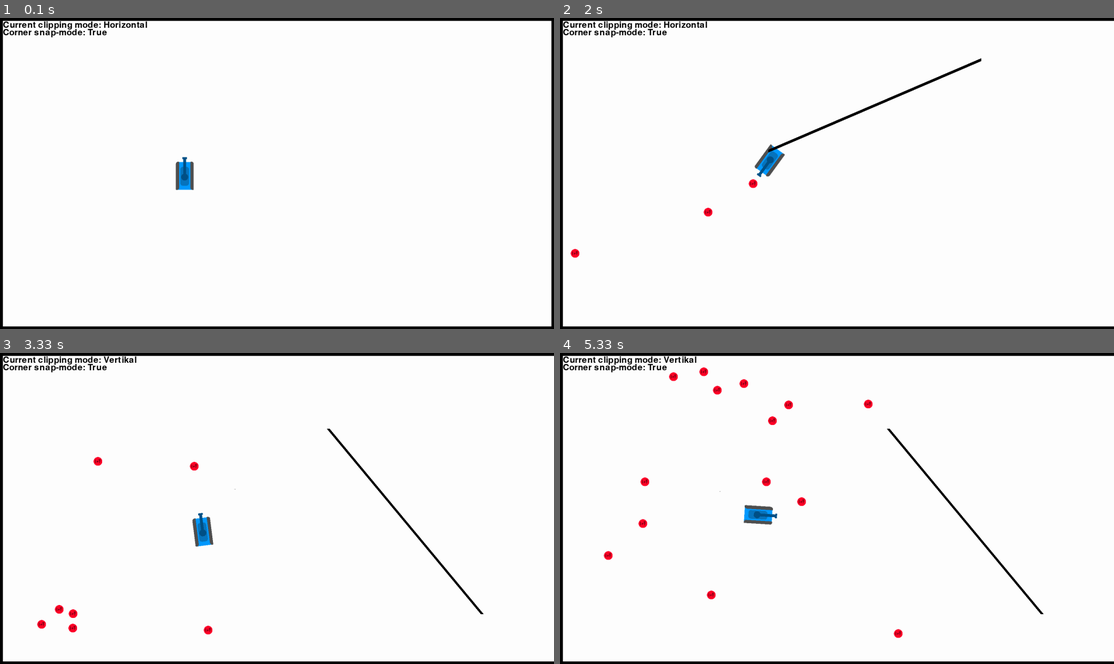
Above: before the commit, frames 1-4 (two rows, left to right).
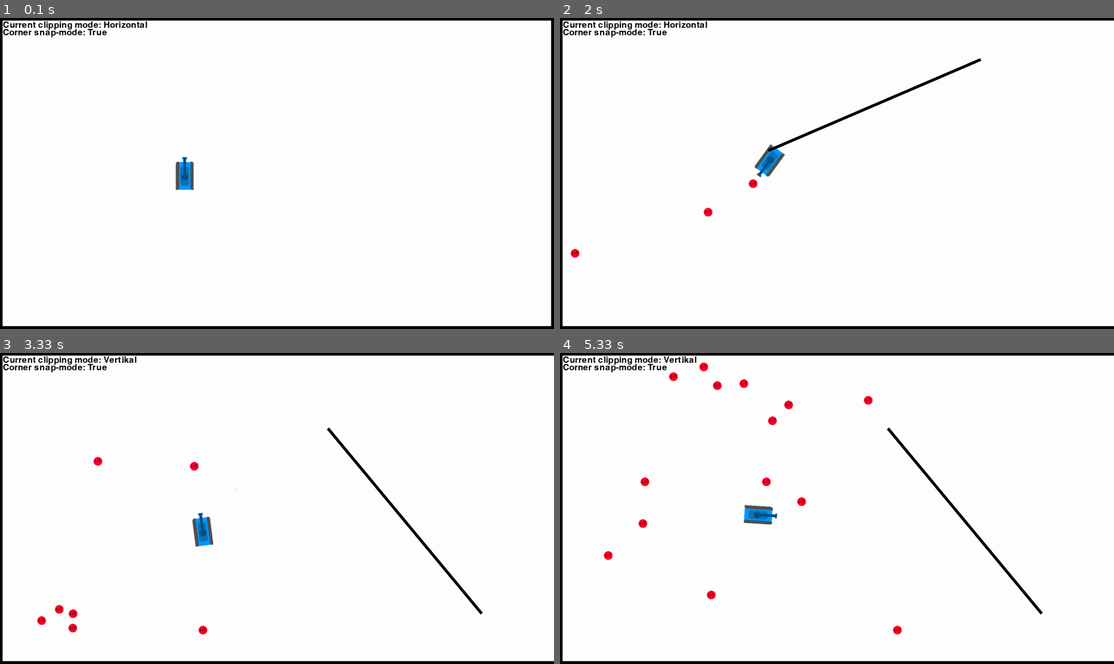
Above: after the commit, the same moments.

Repository: hoischreck/tankClash
Game: pygame game, started from main.py
Two runs of this game, one before a commit and one after it. Both use one fixed random seed, a clock stepped at 60 frames per second and the inputs below.
Inputs (mouse positions are in pixels of both pictures, inside the frame that each line leads up to):
- Up to frame 1 (0.1 s): no input
- Up to frame 2 (2 s): hold A 0.33-0.87 s; move the mouse to (825, 210) at 0.37 s; hold S 0.9-1.2 s; move the mouse to (742, 248) at 0.93 s; tap Space at 0.97, 1.63, 1.93 s; tap Z at 1.05 s; press the mouse at (659, 217) at 1.27 s; move the mouse to (715, 182) at 1.37 s; release the mouse at (770, 151) at 1.5 s; hold A 1.57-1.97 s; click (981, 58) at 1.65 s
- Up to frame 3 (3.33 s): hold W 2-2.37 s; tap Space at 2.07, 2.47, 2.77, 3.13 s; click (481, 614) at 2.08 s; tap Z at 2.15 s; hold D 2.4-3.03 s; click (326, 427) at 2.48 s; tap 2 at 2.55 s; hold S from 3.07 s (still down); click (232, 489) at 3.15 s
- Up to frame 4 (5.33 s): release S at 3.43 s; hold A 3.47-3.93 s; tap Space at 3.53, 3.83, 4.03, 4.33, 4.53, 4.87, 5.17 s; click (931, 617) at 3.55 s; tap Z at 3.62, 4.95 s; hold D 3.97-4.43 s; click (914, 548) at 4.05 s; tap 2 at 4.12 s; hold W 4.47-4.77 s; click (964, 508) at 4.55 s; hold D 4.8-5.27 s; click (720, 489) at 4.88 s; hold A from 5.3 s (still down)

The runs differ from the first frame. In frame 1, 0.6% of the frame differs, in the area x 0-100%, y 0-100%; in frame 2, 0.7%; in frame 3, 0.9%; in frame 4, 1.0%.

Commit message:
progress on control system

Diff:
--- a/PygameCollection/game.py
+++ b/PygameCollection/game.py
@@ -156,13 +156,33 @@
 		return self.__checkEvt(mouseButton, pygame.MOUSEBUTTONUP)
 
 
-# A controller mutates game obj attributes. Mainly used for movement
+# A controller mutates game obj attributes (e.g. used in movement controllers to alternate position)
 class ObjController(ABC):
 	def __init__(self):
 		# any performed action should be handled through the tryUpdate list to allow for proper handling (e.g. collision detection)
 		# it's only implemented as a generalization and musn't be used (example in class 'Tank')
 		self._tryUpdate = list()
 		self.actions = {}
+
+	# try action wraps action-methods to wait in the try update list to be handled later on instead of being called immediately
+	@staticmethod
+	def tryAction(action):
+		def __inner(obj, *args, **kwargs):
+			obj._tryUpdate.append(ObjController.Action(obj, action))
+		return __inner
+
+	# can be overridden for more complex behaviour
+	def update(self):
+		for a in self._tryUpdate:
+			a()
+
+	class Action:
+		def __init__(self, obj, action):
+			self.obj = obj
+			self.action = action
+		def __call__(self, *args, **kwargs):
+			self.action(self.obj, *args, **kwargs)
+
 
 class GameObjControlManager:
 	def __init__(self):
--- a/PygameCollection/templates.py
+++ b/PygameCollection/templates.py
@@ -15,24 +15,20 @@
 			"backward": self.backward,
 		}
 
-	def left(self):
-		self._tryUpdate.append(self._left)
-	def _left(self, scale=1):
+	@ObjController.tryAction
+	def left(self, scale=1):
 		self.rot = self.rot - (self.rotSpeed*scale) % (2 * pi)
 		self.dir = Vector2D.fromRadiant(self.rot + self.rotOffset)
 
-	def right(self):
-		self._tryUpdate.append(self._right)
-	def _right(self, scale=1):
+	@ObjController.tryAction
+	def right(self, scale=1):
 		self.rot = self.rot + (self.rotSpeed*scale) % (2 * pi)
 		self.dir = Vector2D.fromRadiant(self.rot + self.rotOffset)
 
-	def forward(self):
-		self._tryUpdate.append(self._forward)
-	def _forward(self, scale=1):
+	@ObjController.tryAction
+	def forward(self, scale=1):
 		self.pos += (self.dir * self.v)*scale
 
-	def backward(self):
-		self._tryUpdate.append(self._backward)
-	def _backward(self, scale=1):
+	@ObjController.tryAction
+	def backward(self, scale=1):
 		self.pos -= (self.dir * self.v)*scale
--- a/PygameCollection/utils.py
+++ b/PygameCollection/utils.py
@@ -1,5 +1,6 @@
 import numpy as np
 import pygame, os
+from timeit import default_timer
 from math import pi
 from PygameCollection.math import Vector2D, Matrix2D
 from PygameCollection.gameObjects import MovableSprite
@@ -64,3 +65,11 @@
 
 def showVecDirSprite(sprite: MovableSprite, *args, **kwargs):
     showVector(sprite.screen, sprite.dir, *sprite.pos.toTuple(), *args, **kwargs)
+
+def printRuntime(callable):
+    def __inner(*args, **kwargs):
+        start = default_timer()
+        r = callable(*args, **kwargs)
+        print(default_timer()-start)
+        return r
+    return __inner
--- a/map.py
+++ b/map.py
@@ -16,14 +16,20 @@
 		self.color = (0, 0, 0)
 		self.width = 10
 		self.norm = Vector2D.getNormVec(self.start-self.end)
+		self.color = (0, 0, 0, 255)
 
+	# todo: change into polygons? -> made up of walls
 	# todo: add small circles to the end of a wall to make them look "cleaner"
 	# extra width is used for example in finding positions for placing a rectangle, by enhancing the mask size by drawing thicker walls
 	def draw(self, surface=None):
 		s = self.screen if surface is None else surface
-		pygame.draw.line(s, self.color, self.start.toTuple(), self.end.toTuple(), self.width)
-		#pygame.draw.circle(s, self.color, self.start.toTuple(), (self.width+extraWidth)/2)
-		#pygame.draw.circle(s, self.color, self.end.toTuple(), (self.width+extraWidth)/2)
+		#pygame.draw.line(s, self.color, self.start.toTuple(), self.end.toTuple(), self.width) #todo: confirm that performance isn't effected to heavily be drawing rects
+		se = self.end-self.start
+		wallSurface = pygame.Surface((se.magnitude(), self.width), pygame.SRCALPHA)
+		wallSurface.fill(self.color)
+		rotatedWall = pygame.transform.rotate(wallSurface, -se.toDegrees())
+		offset = Vector2D(-rotatedWall.get_width()//2, -rotatedWall.get_height()//2)
+		s.blit(rotatedWall, ((self.start+self.end)*0.5+offset).toTuple())
 
 	# reflects a vector at the norm vector (e.g. used in projectile reflection logic)
 	def reflectVector(self, v):
--- a/tankGame.py
+++ b/tankGame.py
@@ -5,13 +5,12 @@
 from abc import ABC, abstractmethod
 from enum import Enum, auto
 from timeit import default_timer
-from random import choice
 
 from PygameCollection.math import Vector2D, rad2deg
 from PygameCollection.gameObjects import MovableSprite, showRect, showMask, showCenter
 from PygameCollection.game import Base2DGame, KeyType
 from PygameCollection.templates import BasicMSpriteController
-from PygameCollection.utils import loadConvFacScaledImg, loadConvScaledImg, showVecDirSprite, showVector
+from PygameCollection.utils import loadConvFacScaledImg, loadConvScaledImg, showVecDirSprite, showVector, printRuntime
 
 from ammo import Ammunition, AmmoType
 from map import Wall, TankMap
@@ -59,7 +58,7 @@
 		for f in self._tryUpdate:
 			f(scale)
 
-		super().update()
+		MovableSprite.update(self)
 		# check for collision with map (todo: don't allow objects to pass through wall because of to high speeds)
 		if self.game.map.hitsAnyWall(self):
 			self.pos = posBefore
@@ -67,7 +66,7 @@
 			if scale >= threshold:
 				self.update(scale=scale*0.5)
 			else:
-				super().update()
+				MovableSprite.update(self)
 
 		self._tryUpdate = list()
 
@@ -149,10 +148,8 @@
 		w, h = m.get_size()
 		xs = list(range(w))
 		ys = list(range(h))
-
 		random.shuffle(xs)
 		random.shuffle(ys)
-
 		for x in xs:
 			for y in ys:
 				if m.get_at((x, y)):
@@ -160,18 +157,16 @@
 					if len(pos) >= amount:
 						return pos
 					break #x coordinate is changed
-
 		if not unique:
 			return pos
 
+	#@printRuntime
 	def loop(self):
 		for k in self.controls:
 			if self.key.heldDown(k, KeyType.STRING):
 				self.controls[k]()
 
 		# collision testing
-		#start = default_timer()
-
 		# player collisions
 		# tanks = [p.tank for p in self.players]
 		# t1, t2 = tuple(tanks)
@@ -179,9 +174,8 @@
 		# 	print("boom")
 		# player wall collisions
 
-		#print(f"computation time {default_timer()-start}s")
 		# for w in self.map.walls:
-		# 	showVector(self.screen, w.norm, (w.start.x+w.end.x)/2, (w.start.y+w.end.y)/2)
+
 
 		for player in self.players:
 			#showVecDirSprite(player.tank)
